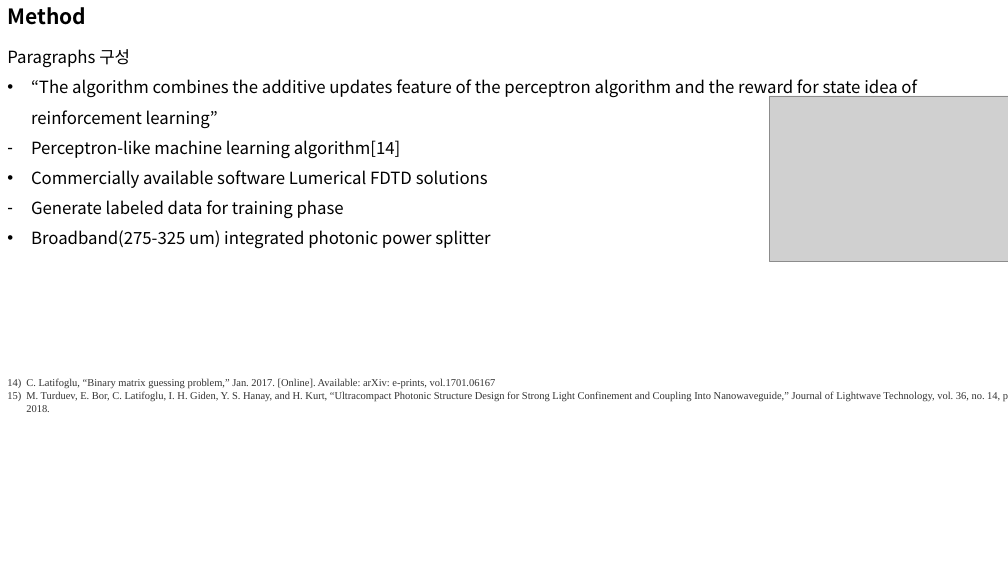
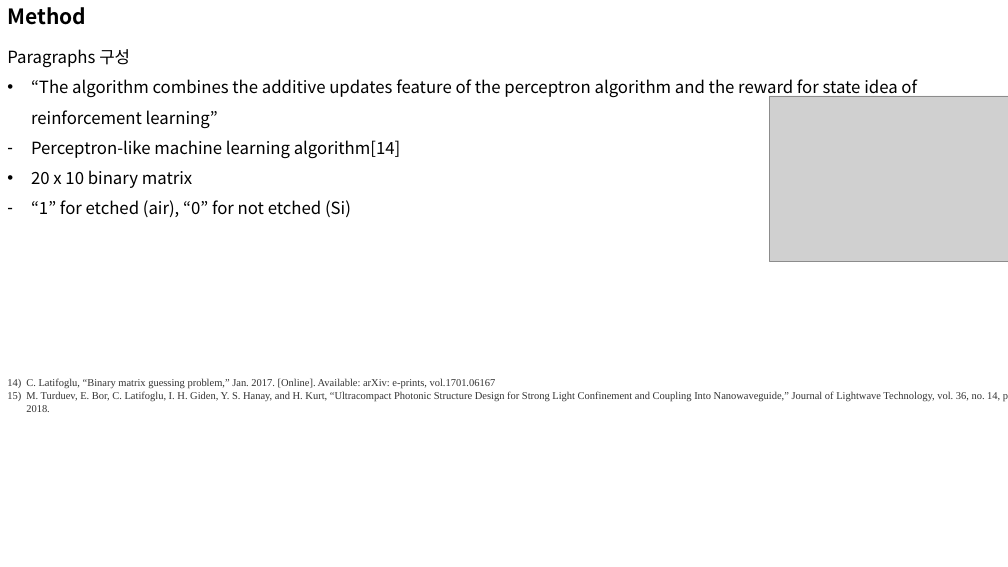
Before and after one commit to jglee96/NBTP_Lab, a slide deck: slide 2 of 개인/석사학위논문/Paper Introduction.pptx. Drawn at 1008x567 pixels with LibreOffice and Linux fonts; fonts in the diff are those of the drawing; grey boxes stand for pictures. Boxes give left, top, right and bottom in pixels: in the first picture for what was removed or moved away, otherwise in the second. Text is boxed around its words. In the diff, an @@ line names an element or a change of style, - is before the commit and + after.

Commit message:
update

```diff
--- a/개인/석사학위논문/Paper Introduction.pptx
+++ b/개인/석사학위논문/Paper Introduction.pptx
@@ text at [31,170,351,217]: text changed @@
-• Commercially available software Lumerical FDTD solutions
-– Generate labeled data for training phase
-• Broadband(275-325 um) integrated photonic power splitter
+• 20 x 10 binary matrix
+– “1” for etched (air), “0” for not etched (Si)
```
Also in this commit, not shown: 1 other slide changed, 1 slide added.
